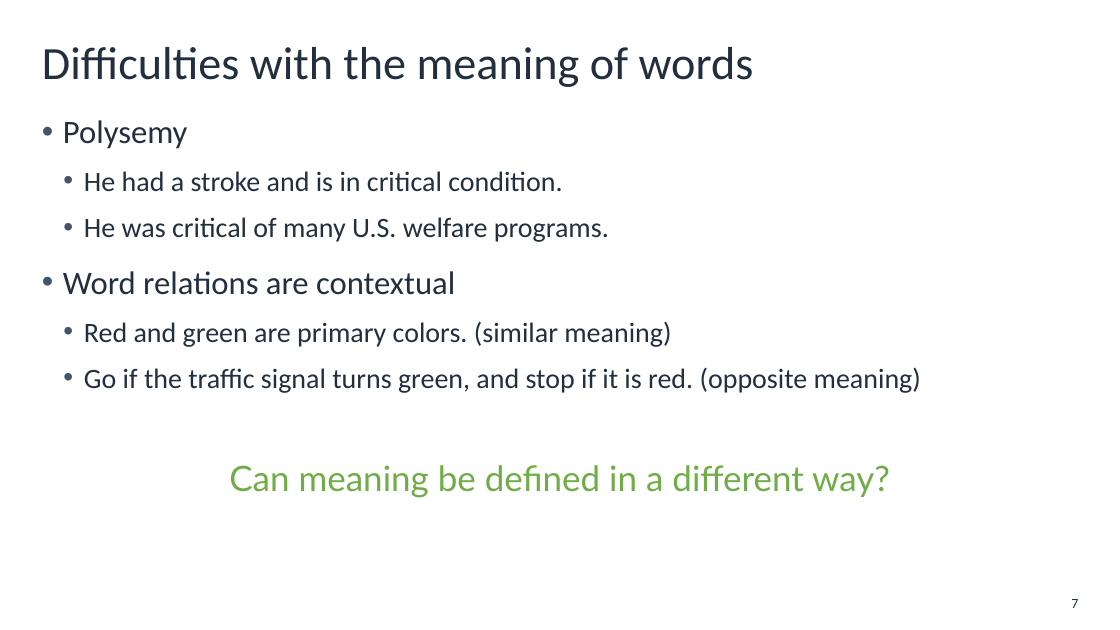
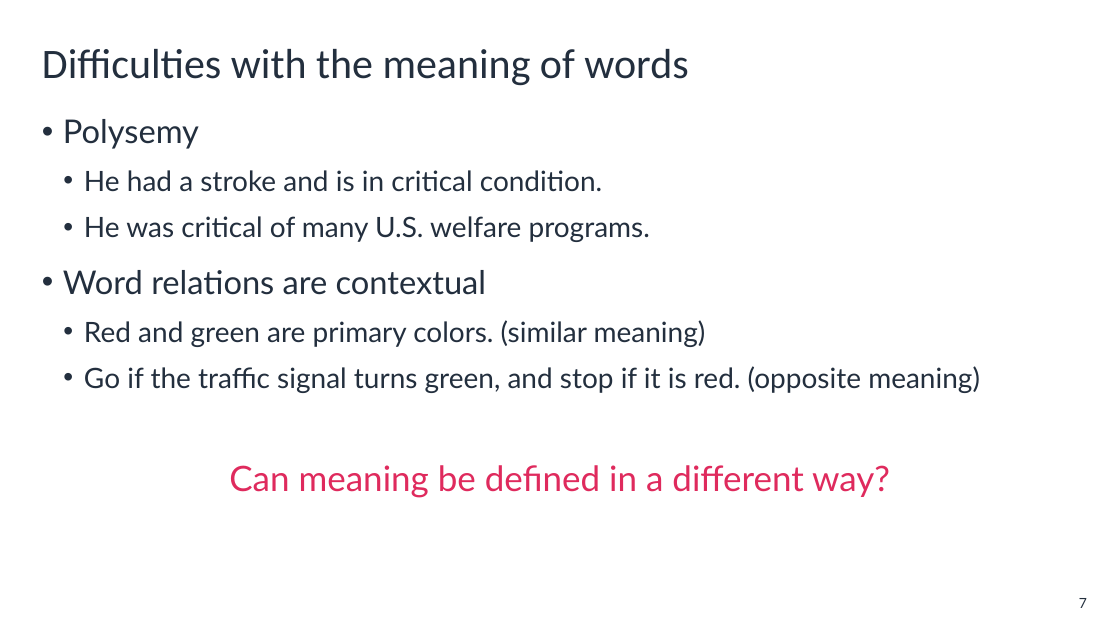
Before and after one commit to aws-mlu/aws-mlu-eep-traditional-ml, a slide deck: slide 7 of mlu-dlti/Lessons/DEV_MLUDTI-EN-M2-L3.pptx. Drawn at 1120x630 pixels with LibreOffice and Linux fonts; fonts in the diff are those of the drawing; background and template pictures are left out. Boxes give left, top, right and bottom in pixels: in the first picture for what was removed or moved away, otherwise in the second. Text is boxed around its words. In the diff, an @@ line names an element or a change of style, - is before the commit and + after.

```diff
--- a/mlu-dlti/Lessons/DEV_MLUDTI-EN-M2-L3.pptx
+++ b/mlu-dlti/Lessons/DEV_MLUDTI-EN-M2-L3.pptx
@@ title "Difficulties with the meaning of ..." at [42,49,688,86]: size 39.6 to 36 pt @@
@@ text "Polysemy" at [63,119,980,393]: font Calibri to Lato; bullet colour #44546A to #232F3E @@
@@ text "Can meaning be defined in ..." at [229,465,890,498]: text colour #70AD47 to #DF2A5D @@
@@ page number at [1079,598,1087,608]: font Calibri to Lato @@
```
Also in this commit, not shown: 4 other slides changed, 16 other files.
